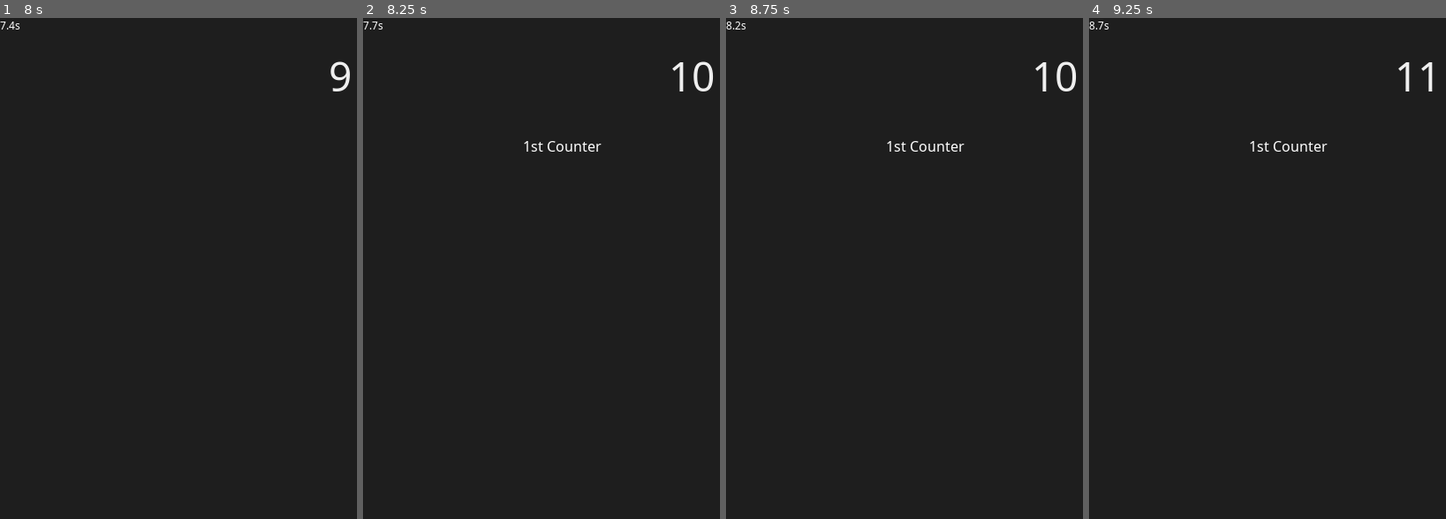
Above: before the commit, frames 1-4 (left to right).
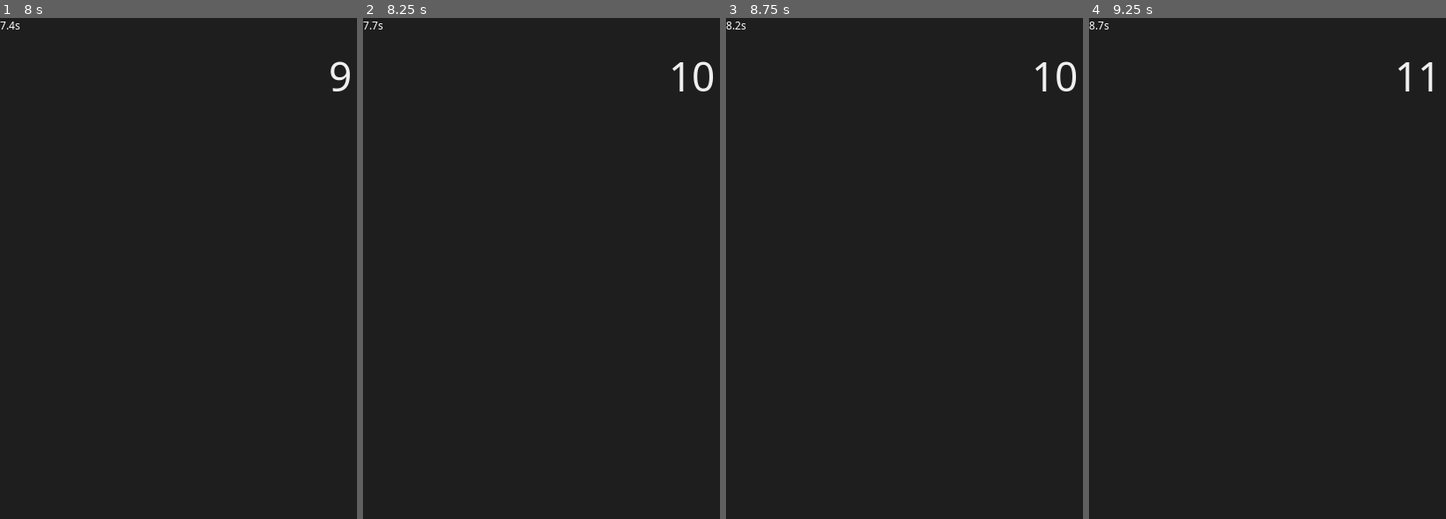
Above: after the commit, the same moments.

Repository: DanielNautre/PastInfinity
Game: Godot game, scene res://Scenes/Game.tscn
Same seed, same stepped clock (60 frames per second), same inputs: the game is played once before the commit and once after it.
Inputs:
- Up to frame 1 (8 s): click "Start" at 0.5 s; click "0" at 1.25 s; click "1" at 2 s; click "2" at 2.75 s; click "3" at 3.5 s; click "4" at 4.25 s; click "5" at 5 s; click "6" at 5.75 s; click "7" at 6.5 s; click "8" at 7.25 s
- Up to frame 2 (8.25 s): click "9" at 8 s
- Up to frame 3 (8.75 s): no input
- Up to frame 4 (9.25 s): click "10" at 8.75 s

Frame 1 is identical in both runs. In frame 2, 0.2% of the frame differs, in the area x 45-67%, y 24-27%; in frame 3, 0.2%; in frame 4, 0.2%.

Commit message:
Make the phi shop accessible on unlock

Diff:
--- a/Scenes/Game.tscn
+++ b/Scenes/Game.tscn
@@ -27,6 +27,14 @@
 [sub_resource type="StyleBoxEmpty" id=11]
 
 [sub_resource type="StyleBoxEmpty" id=12]
+
+[sub_resource type="StyleBoxEmpty" id=14]
+content_margin_left = 50.0
+
+[sub_resource type="StyleBoxEmpty" id=15]
+content_margin_left = 50.0
+
+[sub_resource type="StyleBoxEmpty" id=13]
 
 [sub_resource type="StyleBoxEmpty" id=5]
 
@@ -145,6 +153,7 @@
 valign = 2
 
 [node name="AlphaShop" type="VBoxContainer" parent="MainView/Alpha"]
+visible = false
 anchor_right = 1.0
 anchor_bottom = 0.8
 size_flags_horizontal = 3
@@ -547,16 +556,35 @@
 text = "Sacrifice for 0 φ"
 flat = true
 
-[node name="PhiShop" type="VBoxContainer" parent="MainView/Alpha"]
+[node name="PhiShop" type="TabContainer" parent="MainView/Alpha"]
+anchor_right = 1.0
+anchor_bottom = 0.8
+margin_left = 20.0
+margin_right = -20.0
+custom_fonts/font = ExtResource( 1 )
+custom_styles/tab_fg = SubResource( 14 )
+custom_styles/tab_bg = SubResource( 15 )
+custom_styles/panel = SubResource( 13 )
+
+[node name="PhiPerks" type="GridContainer" parent="MainView/Alpha/PhiShop"]
+anchor_right = 1.0
+anchor_bottom = 1.0
+margin_top = 49.0
+columns = 2
+
+[node name="AddFifthCounter" type="Button" parent="MainView/Alpha/PhiShop/PhiPerks"]
+margin_right = 251.0
+margin_bottom = 90.0
+rect_min_size = Vector2( 200, 90 )
+custom_fonts/font = ExtResource( 1 )
+text = "Add a Fifth Counter"
+flat = true
+
+[node name="PhiUnlocks" type="VBoxContainer" parent="MainView/Alpha/PhiShop"]
 visible = false
-anchor_right = 1.0
-margin_bottom = 43.0
-
-[node name="NotUsed" type="Button" parent="MainView/Alpha/PhiShop"]
-margin_right = 720.0
-margin_bottom = 43.0
-custom_fonts/font = ExtResource( 1 )
-text = "Not Used"
+margin_top = 24.0
+margin_right = 40.0
+margin_bottom = 40.0
 
 [node name="AlphaPhiButtons" type="HBoxContainer" parent="MainView/Alpha"]
 anchor_left = 0.5
--- a/Scripts/UI.gd
+++ b/Scripts/UI.gd
@@ -32,13 +32,13 @@
 	$Intro.hide()
 	$MainView.show()
 
-#func _on_AlphaShopBtn_pressed():
-#	$MainView/PhiShop.hide()
-#	$MainView/AlphaShop.show()
-#
-#func _on_PhiShopBtn_pressed():
-#	$MainView/PhiShop.show()
-#	$MainView/AlphaShop.hide()
+func _on_AlphaShopBtn_pressed():
+	$MainView/Alpha/PhiShop.hide()
+	$MainView/Alpha/AlphaShop.show()
+
+func _on_PhiShopBtn_pressed():
+	$MainView/Alpha/PhiShop.show()
+	$MainView/Alpha/AlphaShop.hide()
 
 func _on_Game_number_changed(number):
 	find_node("NumberDisplay").text = numberFormat % number[0]
@@ -93,6 +93,9 @@
 	if milestone == "sacrifice_alpha_available":
 		$MainView/Alpha/AlphaShop/PhiSacrifice.show()
 		return
+	if milestone == "phishop_available":
+		$MainView/Alpha/AlphaPhiButtons.show()
+		return
 
 
 func _on_Game_time_passed(time):
Not shown: 1 places in Scenes/Game.tscn that only renumber resources
